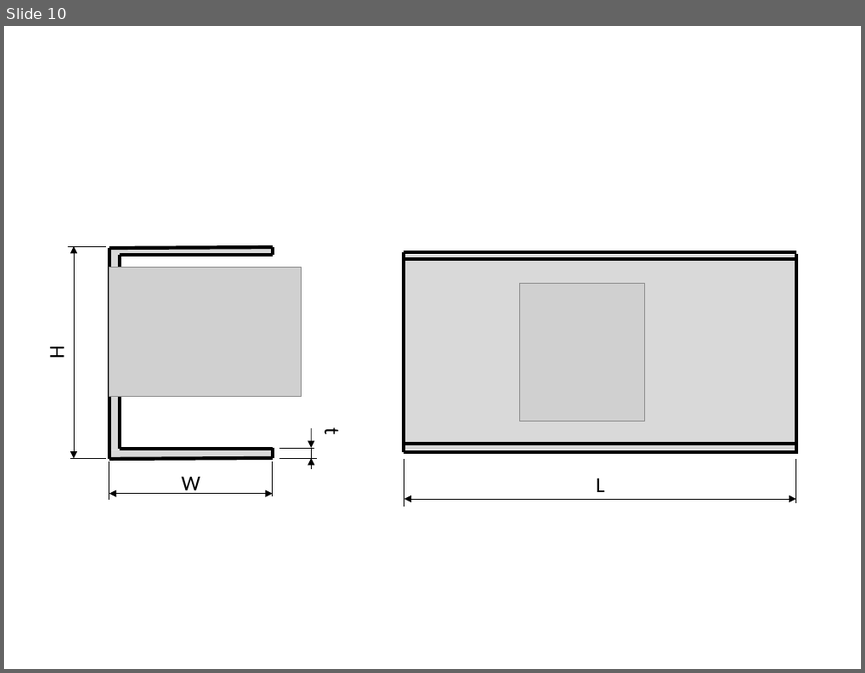
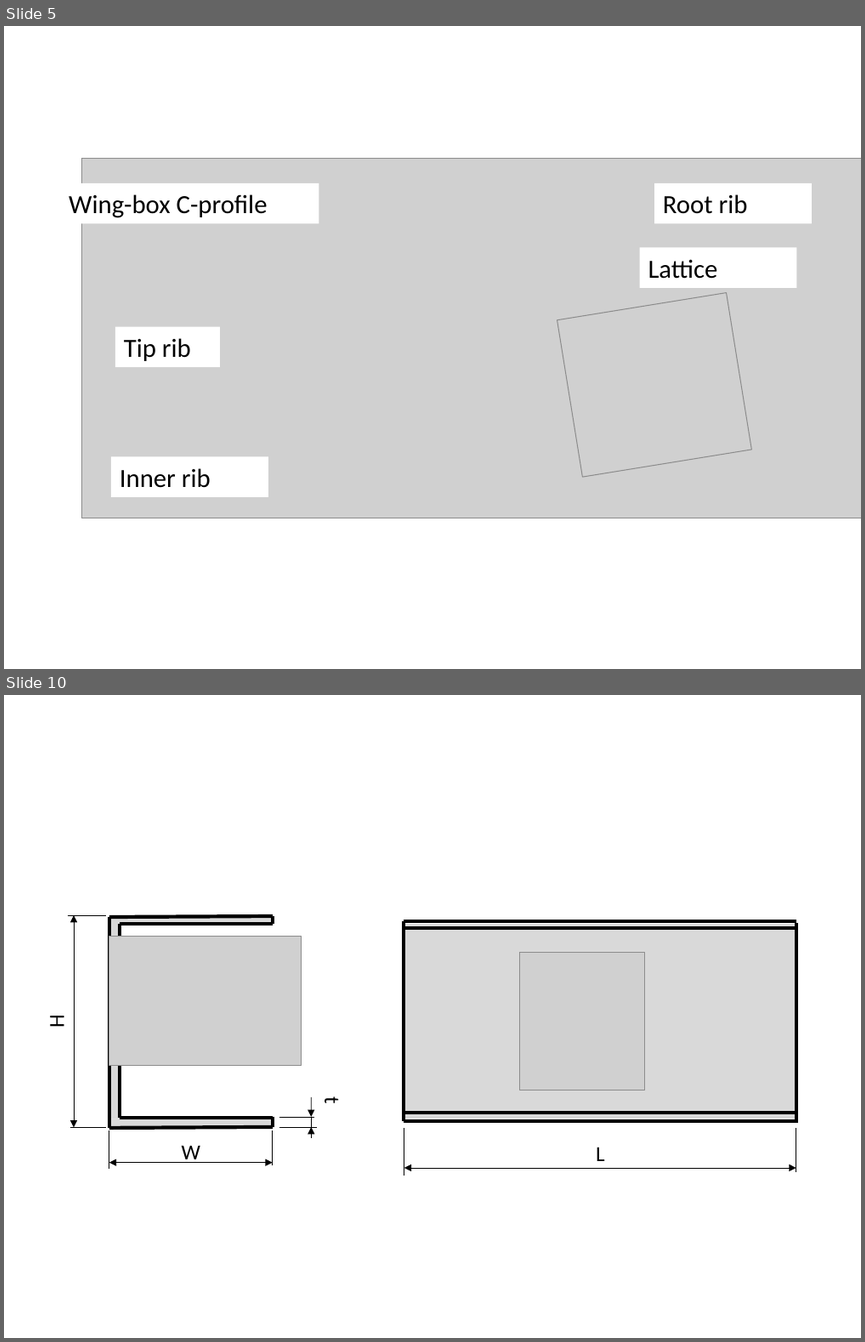
Before and after one commit to AlejandroValverde/latex, a slide deck: figures/figures.pptx. Shown one above the other, each under a label of ours: slide 10 before the commit, slides 5 and 10 after it; the slides between them are not shown. The pictures are 865x673 and 865x1342 pixels, drawn with LibreOffice and Linux fonts; fonts in the diff are those of the drawing; grey boxes stand for pictures. Boxes give left, top, right and bottom in pixels: in the first picture for what was removed or moved away, otherwise in the second. Text is boxed around its words. In the diff, an @@ line names an element or a change of style, - is before the commit and + after.

```diff
--- a/figures/figures.pptx
+++ b/figures/figures.pptx
@@ slide 5 added at (4,26,861,669), background #FFFFFF @@
@@ picture added at (82,159,861,518) @@
@@ rectangle added at (61,182,319,223), fill #FFFFFF, 22 pt, text #000000 @@
+Wing-box C-profile
@@ rectangle added at (654,182,812,223), fill #FFFFFF, 22 pt, text #000000 @@
+Root rib
@@ rectangle added at (640,247,796,287), fill #FFFFFF, 22 pt, text #000000 @@
+Lattice
@@ picture added at (557,293,751,476) @@
@@ rectangle added at (115,327,220,367), fill #FFFFFF, 22 pt, text #000000 @@
+Tip rib
@@ rectangle added at (111,456,268,496), fill #FFFFFF, 22 pt, text #000000 @@
+Inner rib
```
Also in this commit, not shown: 8 slides changed, 6 other slides added, 7 slides removed, 19 other files.
